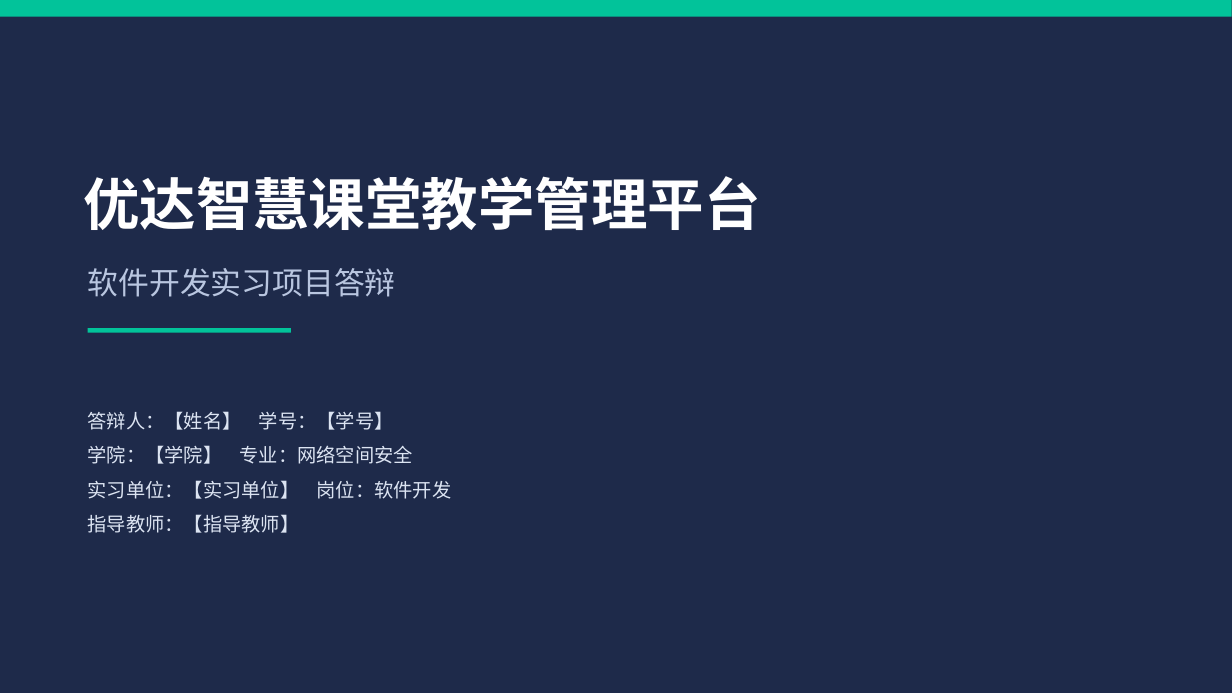
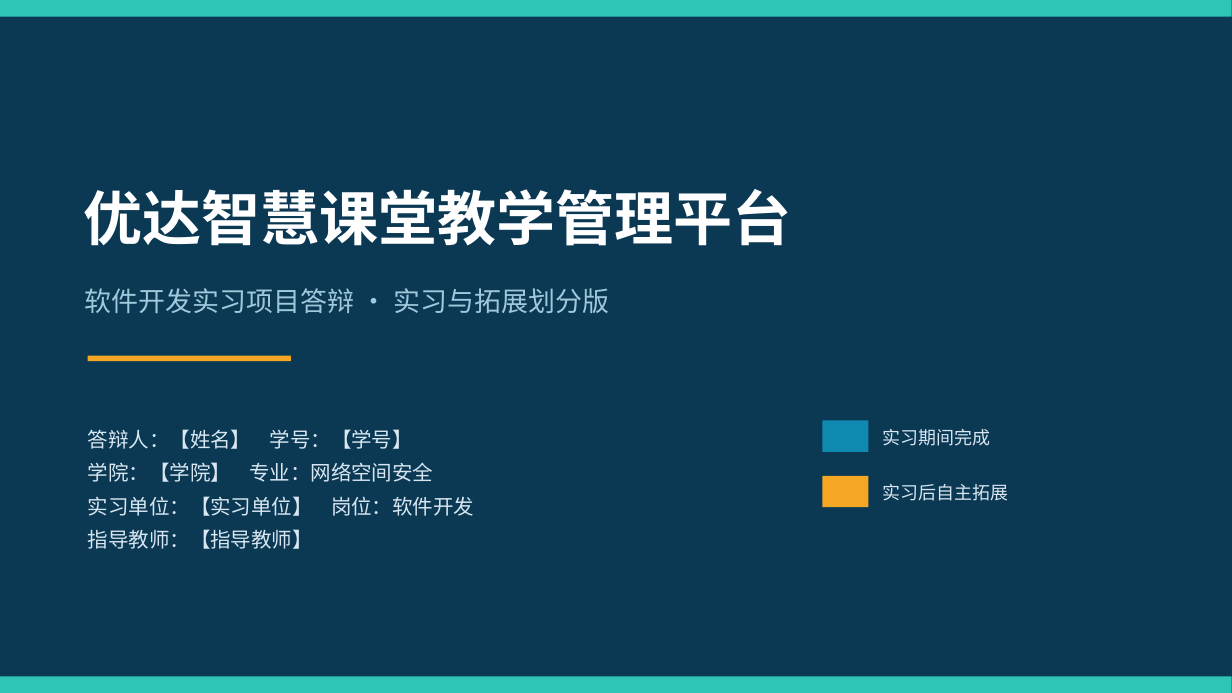
Before and after one commit to CloudGiaohaooo/smart-classroom, a slide deck: slide 1 of 答辩材料/答辩PPT-实习与拓展划分版.pptx. Drawn at 1232x693 pixels with LibreOffice and Linux fonts; fonts in the diff are those of the drawing. Boxes give left, top, right and bottom in pixels: in the first picture for what was removed or moved away, otherwise in the second. Text is boxed around its words. In the diff, an @@ line names an element or a change of style, - is before the commit and + after.

Commit message:
feat: traceId链路追踪 + 研究味文档(决策/评估/局限/问题) + 重做答辩PPT
按导师+HR双视角评审补齐：可观测性、主张—证据、诚实边界、设计决策。

- 后端：TraceIdFilter + logback 模板 + 2 个单测；SecurityConfig 暴露 X-Trace-Id
- 新增 docs/DESIGN_DECISIONS / EVALUATION / LIMITATIONS / PROBLEM
- README 顶部重写：30 秒电梯陈述 + 量化结果 + 闭环故事线 + 文档索引
- 重做两份答辩 PPT（吸收量化结果 / 技术决策 / 评估局限 / 三个工程尝试）
- 答辩话术 4 份同步更新（含 traceId 与设计决策问答）

mvn test 61 全绿（含 2 个 traceId 单测，Testcontainers 无 Docker 自动跳过 2）

```diff
--- a/答辩材料/答辩PPT-实习与拓展划分版.pptx
+++ b/答辩材料/答辩PPT-实习与拓展划分版.pptx
@@ background #1E2A4A to #0B3954 @@
@@ rectangle at [0, 0, 1232, 17]: fill #02C39A to #2EC4B6 @@
@@ text "优达智慧课堂教学管理平台": place and size @@
-text "优达智慧课堂教学管理平台" at [83, 176, 761, 230]
+text "优达智慧课堂教学管理平台" at [83, 189, 791, 246]
@@ text "优达智慧课堂教学管理平台" at [83, 189, 791, 246]: size 44 to 46 pt @@
@@ text at [85, 288, 609, 313]: text changed; size 24 to 21 pt; text colour #B9C6E0 to #9FC8DB @@
-软件开发实习项目答辩
+软件开发实习项目答辩 · 实习与拓展划分版
@@ rectangle: place and size @@
-rectangle at [88, 328, 291, 333]
+rectangle at [88, 356, 291, 361]
@@ rectangle at [88, 356, 291, 361]: fill #02C39A to #F5A623 @@
@@ text "答辩人：【姓名】 学号：【学号】": place and size @@
-text "答辩人：【姓名】 学号：【学号】" at [88, 411, 452, 533]
+text "答辩人：【姓名】 学号：【学号】" at [88, 429, 474, 549]
@@ text "答辩人：【姓名】 学号：【学号】" at [88, 429, 474, 549]: size 15 to 16 pt, text colour #DCE4F2 to #D7E6F0; line spacing 1.5 to 1.35 @@
@@ rectangle added at [823, 421, 869, 452], fill #118AB2 @@
@@ text added at [882, 429, 990, 446], 14 pt, text #D7E6F0 @@
+实习期间完成
@@ rectangle added at [823, 476, 869, 507], fill #F5A623 @@
@@ text added at [882, 484, 1008, 501], 14 pt, text #D7E6F0 @@
+实习后自主拓展
@@ rectangle added at [0, 677, 1232, 693], fill #2EC4B6 @@
```
Also in this commit, not shown: 9 other slides changed, 5 slides added, 3 slides removed, 17 other files.
